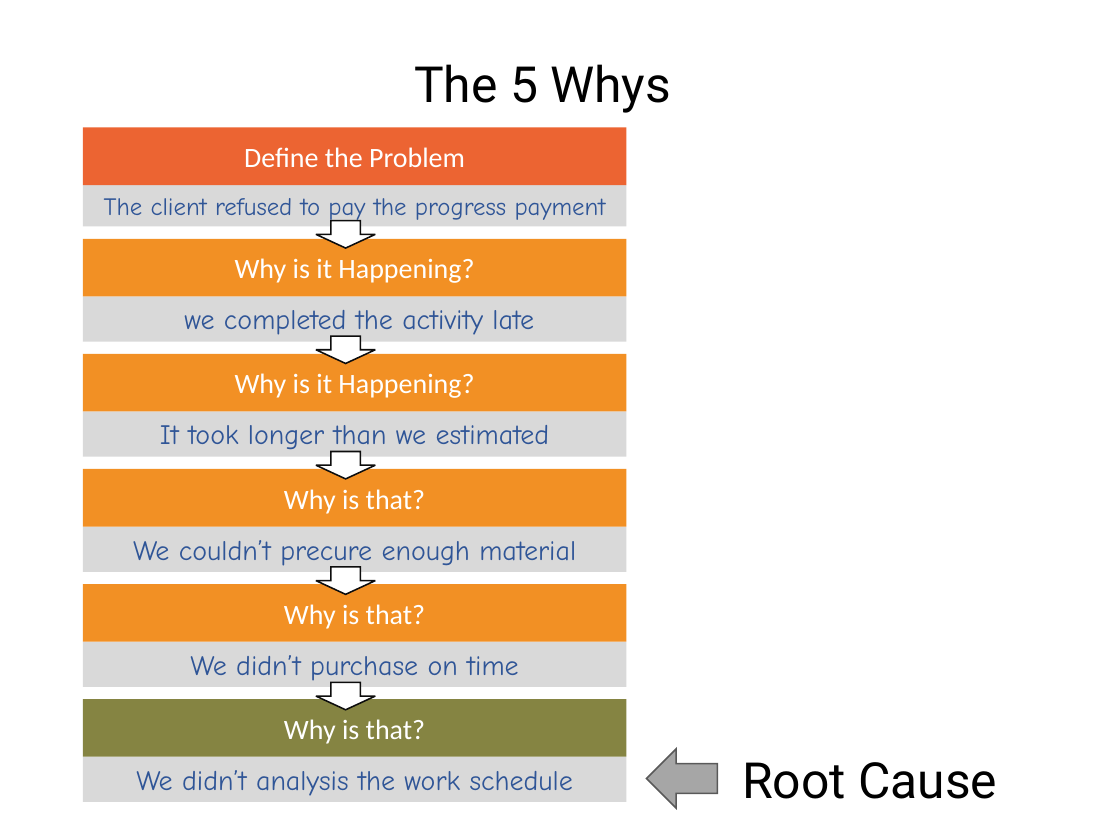
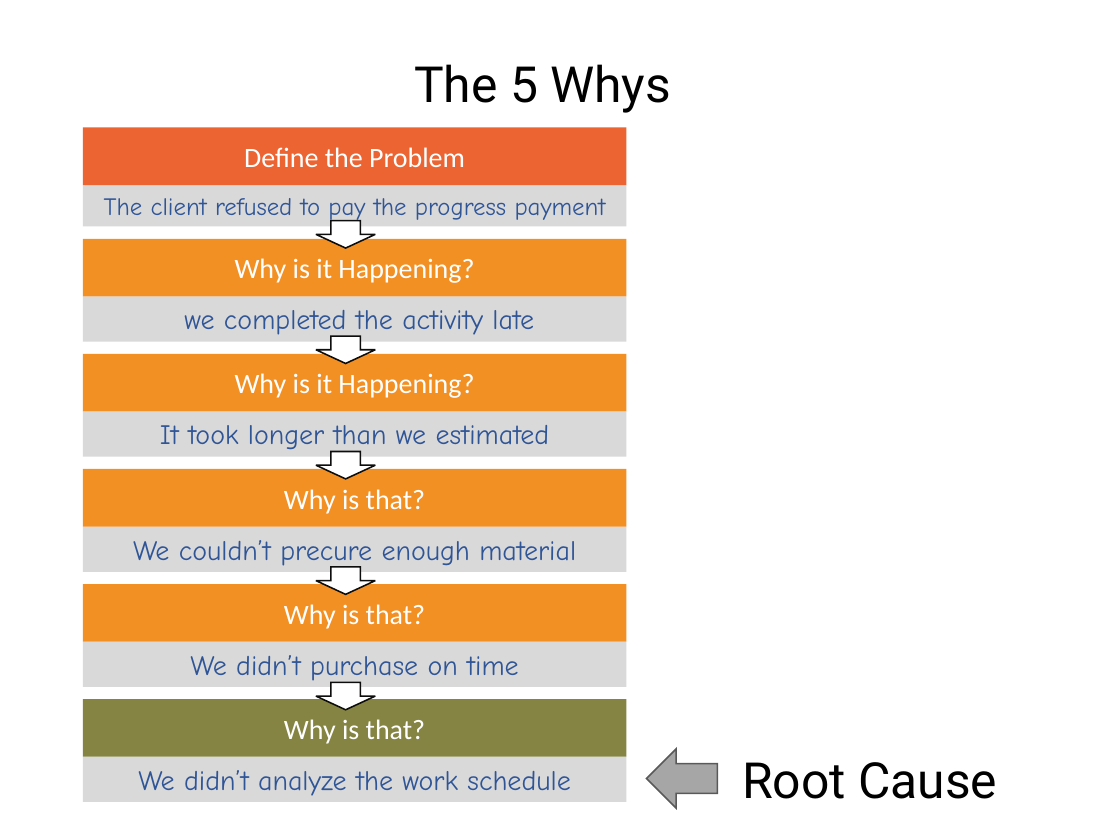
Before and after one commit to LearnWithLlew/Coderetreat.facilitation, a slide deck: slide 6 of Coderetreat - Printouts.pptx. Drawn at 1120x840 pixels with LibreOffice and Linux fonts; fonts in the diff are those of the drawing. Boxes give left, top, right and bottom in pixels: in the first picture for what was removed or moved away, otherwise in the second. Text is boxed around its words. In the diff, an @@ line names an element or a change of style, - is before the commit and + after.

```diff
--- a/Coderetreat - Printouts.pptx
+++ b/Coderetreat - Printouts.pptx
@@ text in rectangle at [138, 770, 570, 796]: text changed @@
-We didn’t analysis the work schedule
+We didn’t analyze the work schedule
```
Also in this commit, not shown: 11 other slides changed, 1 other file.
